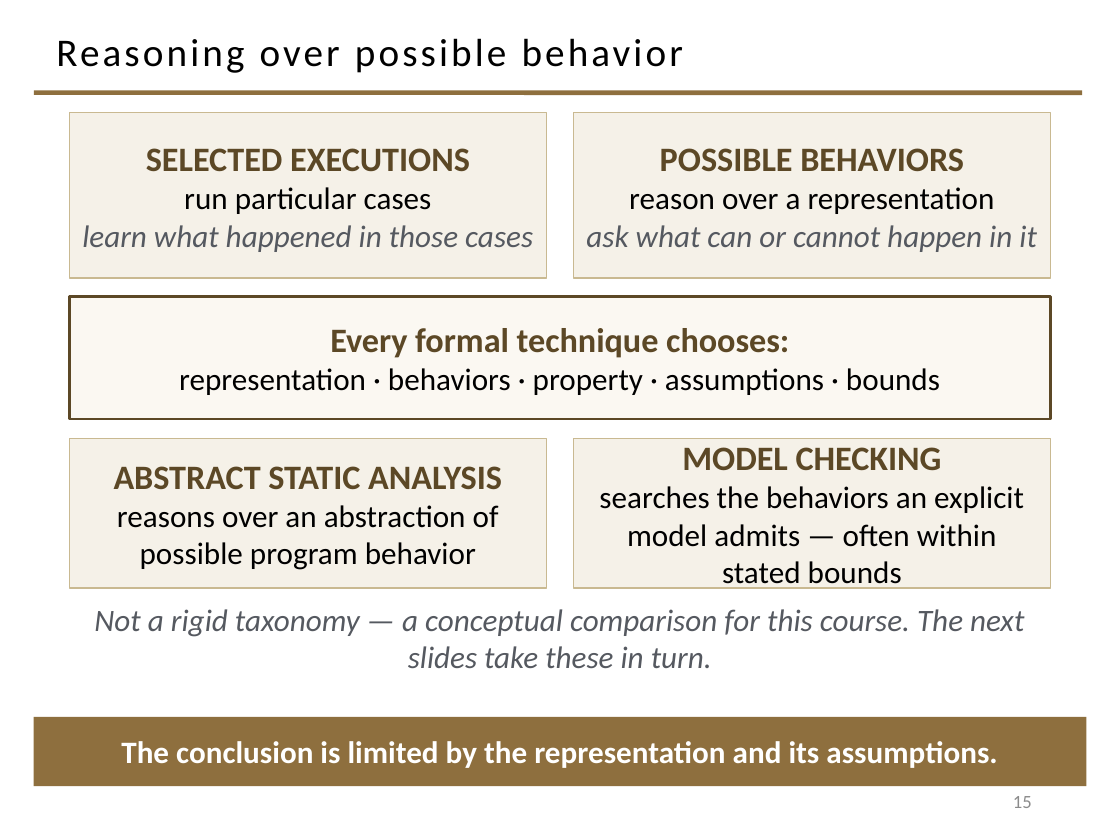
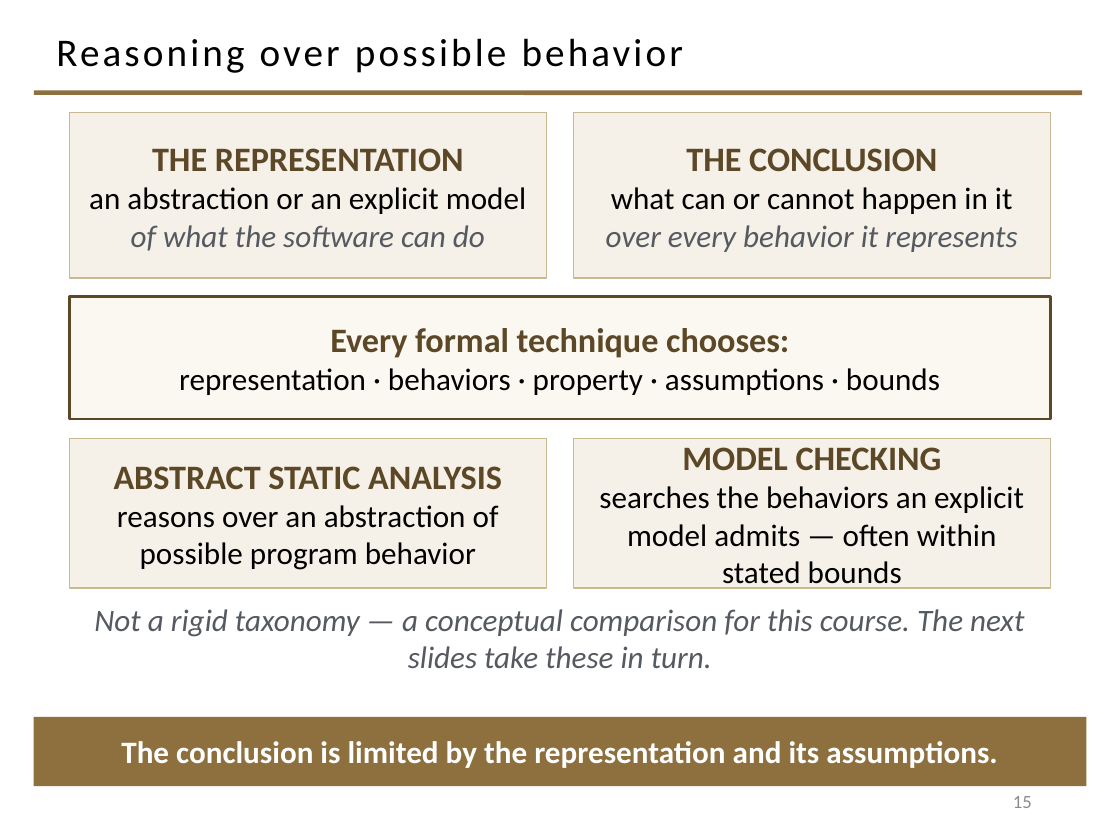
Before and after one commit to davisjam/model-based-agentic-software-engineering, a slide deck: slide 15 of course/lectures/act-1-foundations/08-validation/1-8-Validation.pptx. Drawn at 1120x840 pixels with LibreOffice and Linux fonts; fonts in the diff are those of the drawing; background and template pictures are left out. Boxes give left, top, right and bottom in pixels: in the first picture for what was removed or moved away, otherwise in the second. Text is boxed around its words. In the diff, an @@ line names an element or a change of style, - is before the commit and + after.

```diff
--- a/course/lectures/act-1-foundations/08-validation/1-8-Validation.pptx
+++ b/course/lectures/act-1-foundations/08-validation/1-8-Validation.pptx
@@ text in rectangle at (x1=89, y1=148, x2=526, y2=251): text changed; text colour #555960 to #000000 @@
-SELECTED EXECUTIONS
-run particular cases
-learn what happened in those cases
+THE REPRESENTATION
+an abstraction or an explicit model
+of what the software can do
@@ text in rectangle at (x1=606, y1=148, x2=1017, y2=252): text changed @@
-POSSIBLE BEHAVIORS
-reason over a representation
-ask what can or cannot happen in it
+THE CONCLUSION
+what can or cannot happen in it
+over every behavior it represents
```
Also in this commit, not shown: 2 other slides changed.
